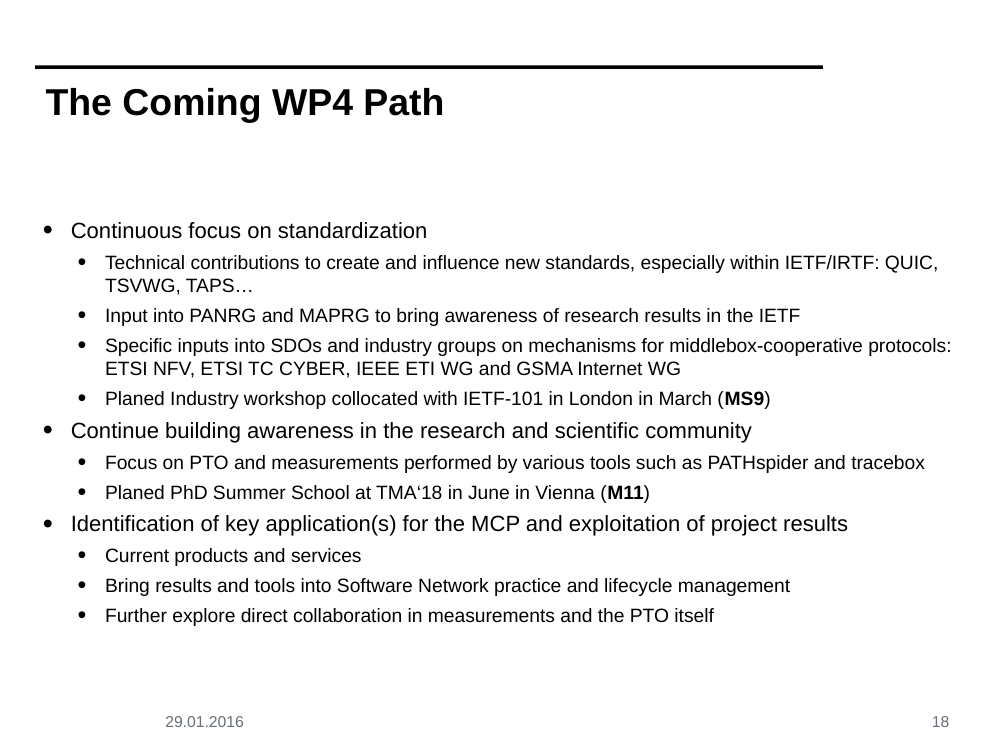
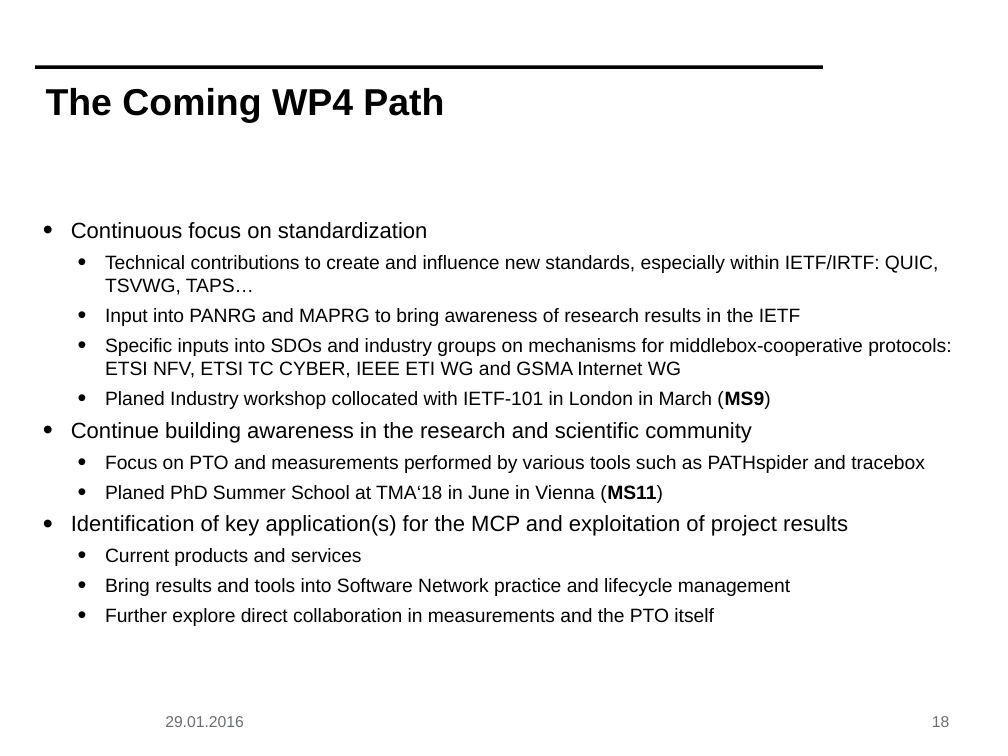
Before and after one commit to mami-project/roadshows, a slide deck: slide 18 of review2-zurich/WP4-ReviewM18.pptx. Drawn at 1008x756 pixels with LibreOffice and Linux fonts; fonts in the diff are those of the drawing; background and template pictures are left out. Boxes give left, top, right and bottom in pixels: in the first picture for what was removed or moved away, otherwise in the second. Text is boxed around its words. In the diff, an @@ line names an element or a change of style, - is before the commit and + after.

```diff
--- a/review2-zurich/WP4-ReviewM18.pptx
+++ b/review2-zurich/WP4-ReviewM18.pptx
@@ text at [105, 485, 663, 503]: text changed @@
-  • Planed PhD Summer School at TMA‘18 in June in Vienna (M11)
+  • Planed PhD Summer School at TMA‘18 in June in Vienna (MS11)
```
Also in this commit, not shown: 9 other slides changed.
